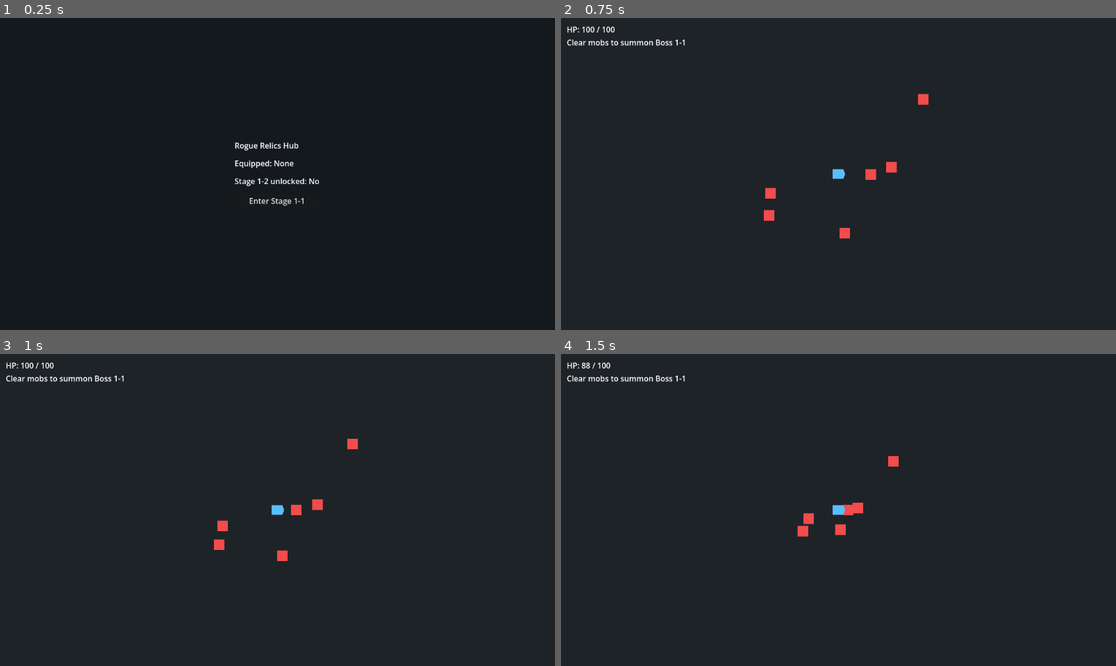
Above: before the commit, frames 1-4 (two rows, left to right).
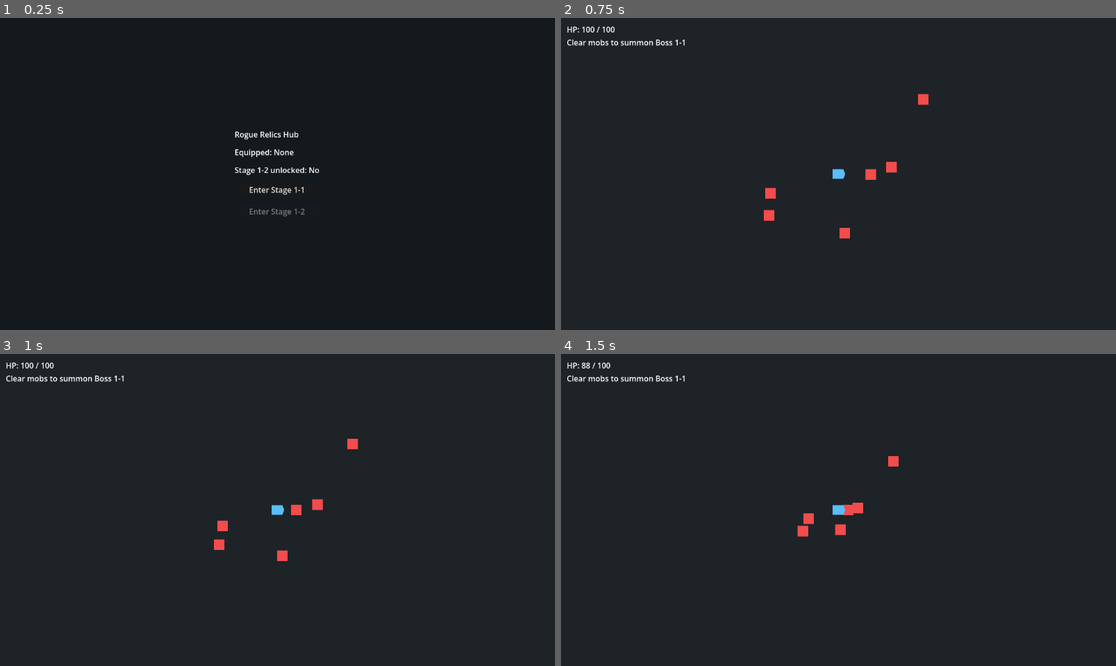
Above: after the commit, the same moments.

Repository: youlikesong/rougerelics
Game: Godot game, scene res://scenes/levels/Hub.tscn
Same seed, same stepped clock (60 frames per second), same inputs: the game is played once before the commit and once after it.
Inputs:
- Up to frame 1 (0.25 s): no input
- Up to frame 2 (0.75 s): click "Enter Stage 1-1" at 0.5 s
- Up to frame 3 (1 s): no input
- Up to frame 4 (1.5 s): hold D from 1.28 s (still down)

The runs differ from the first frame. In frame 1, 1.1% of the frame differs, in the area x 42-58%, y 36-64%; in frame 2, nothing differs; in frame 3, nothing differs; in frame 4, nothing differs.

Commit message:
1-2模板化生成 agent规则改动 共同开发 / 团队协作 / Godot 4 项目 / Codex 约束

Diff:
--- a/data/stages/stages.json
+++ b/data/stages/stages.json
@@ -6,7 +6,7 @@
     "boss_drop_pool": ["iron_charm"]
   },
   "1-2": {
-    "scene": "",
+    "scene": "res://scenes/levels/Stage1_2.tscn",
     "unlock_on_start": false,
     "unlock_on_clear": [],
     "boss_drop_pool": ["hunter_emblem"]
--- a/scenes/levels/Hub.gd
+++ b/scenes/levels/Hub.gd
@@ -1,12 +1,15 @@
 extends Control
 
 @onready var stage_1_1_button: Button = $CenterContainer/VBoxContainer/Stage11Button
+@onready var stage_1_2_button: Button = $CenterContainer/VBoxContainer/Stage12Button
 @onready var stage_1_2_status: Label = $CenterContainer/VBoxContainer/Stage12Status
 @onready var equipment_label: Label = $CenterContainer/VBoxContainer/EquipmentLabel
 
 func _ready() -> void:
 	stage_1_1_button.disabled = not GameState.is_stage_unlocked("1-1")
+	stage_1_2_button.disabled = not GameState.is_stage_unlocked("1-2")
 	stage_1_1_button.pressed.connect(_on_stage_1_1_pressed)
+	stage_1_2_button.pressed.connect(_on_stage_1_2_pressed)
 	_update_ui()
 
 func _update_ui() -> void:
@@ -15,8 +18,18 @@
 		equipment_label.text = "Equipped: None"
 	else:
 		equipment_label.text = "Equipped: %s" % String(equipped_item.get("name", "Unknown"))
+	stage_1_1_button.disabled = not GameState.is_stage_unlocked("1-1")
+	stage_1_2_button.disabled = not GameState.is_stage_unlocked("1-2")
 	stage_1_2_status.text = "Stage 1-2 unlocked: %s" % ("Yes" if GameState.is_stage_unlocked("1-2") else "No")
 
 func _on_stage_1_1_pressed() -> void:
-	print("Stage 1-1 button pressed")
-	get_tree().change_scene_to_file("res://scenes/levels/Stage1_1.tscn")
+	_enter_stage("1-1")
+
+func _on_stage_1_2_pressed() -> void:
+	_enter_stage("1-2")
+
+func _enter_stage(stage_id: String) -> void:
+	var stage_scene_path := GameState.get_stage_scene(stage_id)
+	if stage_scene_path.is_empty():
+		return
+	get_tree().change_scene_to_file(stage_scene_path)
--- a/scenes/levels/Hub.tscn
+++ b/scenes/levels/Hub.tscn
@@ -47,3 +47,7 @@
 [node name="Stage11Button" type="Button" parent="CenterContainer/VBoxContainer"]
 layout_mode = 2
 text = "Enter Stage 1-1"
+
+[node name="Stage12Button" type="Button" parent="CenterContainer/VBoxContainer"]
+layout_mode = 2
+text = "Enter Stage 1-2"
--- /dev/null
+++ b/scenes/levels/Stage1_2.gd
@@ -0,0 +1,136 @@
+extends Node2D
+
+const PLAYER_SCENE := preload("res://scenes/player/Player.tscn")
+const MELEE_SCENE := preload("res://scenes/enemies/MeleeEnemy.tscn")
+const BOSS_SCENE := preload("res://scenes/enemies/Boss1_1.tscn")
+const PICKUP_SCENE := preload("res://scenes/equipment/EquipmentPickup.tscn")
+const HUD_SCENE := preload("res://scenes/ui/HUD.tscn")
+const HUB_SCENE_PATH := "res://scenes/levels/Hub.tscn"
+const STAGE_ID := "1-2"
+const WAVE_ENEMY_COUNT := 8
+
+@onready var player_spawn: Marker2D = $PlayerSpawn
+@onready var boss_spawn: Marker2D = $BossSpawn
+@onready var enemy_container: Node2D = $EnemyContainer
+@onready var pickup_container: Node2D = $PickupContainer
+
+var _player: PlayerCharacter
+var _hud: StageHUD
+var _active_enemy_count: int = 0
+var _boss_spawned: bool = false
+var _stage_complete: bool = false
+var _is_returning_to_hub: bool = false
+
+func _ready() -> void:
+	_spawn_player()
+	if _player == null:
+		return
+	_spawn_wave(WAVE_ENEMY_COUNT)
+	_hud = HUD_SCENE.instantiate() as StageHUD
+	if _hud == null:
+		return
+	add_child(_hud)
+	var hp_values := _player.get_hp_values()
+	_hud.set_hp(hp_values.x, hp_values.y)
+	_set_hud_status("Stage 1-2: Clear mobs to summon the boss")
+
+func _spawn_player() -> void:
+	_player = PLAYER_SCENE.instantiate() as PlayerCharacter
+	if _player == null:
+		return
+	_player.global_position = player_spawn.global_position
+	_player.add_to_group("player")
+	_player.hp_changed.connect(_on_player_hp_changed)
+	_player.died.connect(_on_player_died)
+	add_child(_player)
+
+func _spawn_wave(count: int) -> void:
+	if _player == null:
+		return
+	for _i: int in range(count):
+		var enemy := MELEE_SCENE.instantiate() as EnemyBase
+		if enemy == null:
+			continue
+		var offset := Vector2(randf_range(-360.0, 360.0), randf_range(-240.0, 240.0))
+		enemy.global_position = player_spawn.global_position + offset
+		enemy.set_target(_player)
+		enemy.died.connect(_on_enemy_died)
+		enemy_container.add_child(enemy)
+		_active_enemy_count += 1
+
+func _spawn_boss() -> void:
+	var boss := BOSS_SCENE.instantiate() as EnemyBase
+	if boss == null:
+		return
+	_boss_spawned = true
+	boss.global_position = boss_spawn.global_position
+	boss.set_target(_player)
+	boss.died.connect(_on_boss_died)
+	enemy_container.add_child(boss)
+	_set_hud_status("Stage 1-2 boss engaged")
+
+func _on_enemy_died(_enemy: EnemyBase) -> void:
+	if _stage_complete:
+		return
+	_active_enemy_count = max(_active_enemy_count - 1, 0)
+	if _active_enemy_count == 0 and not _boss_spawned:
+		_spawn_boss()
+
+func _on_boss_died(boss: EnemyBase) -> void:
+	if _stage_complete:
+		return
+	var drop_id := GameState.roll_boss_drop(STAGE_ID)
+	var reward_spawn_position := boss_spawn.global_position
+	if is_instance_valid(boss):
+		reward_spawn_position = boss.global_position
+	if drop_id.is_empty():
+		_on_equipment_equipped("")
+		return
+	var pickup := PICKUP_SCENE.instantiate() as EquipmentPickup
+	if pickup == null:
+		_on_equipment_equipped(drop_id)
+		return
+	pickup.global_position = reward_spawn_position
+	pickup.equipment_id = drop_id
+	pickup.equipped.connect(_on_equipment_equipped)
+	pickup_container.add_child(pickup)
+	_set_hud_status("Stage 1-2 boss defeated. Pick up the equipment")
+
+func _on_equipment_equipped(equipment_id: String) -> void:
+	if _stage_complete or _is_returning_to_hub:
+		return
+	if GameState.is_stage_cleared(STAGE_ID):
+		_stage_complete = true
+		_return_to_hub(0.1)
+		return
+	_stage_complete = true
+	GameState.mark_stage_cleared(STAGE_ID)
+	if not equipment_id.is_empty():
+		var equipped_name := GameState.get_equipment_name(equipment_id)
+		_set_hud_status("Equipped: %s. Stage 1-2 clear! Returning to Hub..." % equipped_name)
+	else:
+		_set_hud_status("Stage 1-2 clear! Returning to Hub...")
+	if _player != null and _player.has_method("refresh_from_equipment"):
+		_player.refresh_from_equipment()
+	_return_to_hub(2.0)
+
+func _on_player_hp_changed(current_hp: float, max_hp: float) -> void:
+	if _hud != null:
+		_hud.set_hp(current_hp, max_hp)
+
+func _on_player_died() -> void:
+	if _stage_complete or _is_returning_to_hub:
+		return
+	_set_hud_status("You died in Stage 1-2. Returning to Hub...")
+	_return_to_hub(2.0)
+
+func _set_hud_status(text: String) -> void:
+	if _hud != null:
+		_hud.set_status(text)
+
+func _return_to_hub(delay: float) -> void:
+	_is_returning_to_hub = true
+	var timer := get_tree().create_timer(delay)
+	timer.timeout.connect(func() -> void:
+		get_tree().change_scene_to_file(HUB_SCENE_PATH)
+	)
--- /dev/null
+++ b/scenes/levels/Stage1_2.tscn
@@ -0,0 +1,19 @@
+[gd_scene format=3 uid="uid://dv7fkr6ang5qa"]
+
+[ext_resource type="Script" path="res://scenes/levels/Stage1_2.gd" id="1_4hj2n"]
+
+[node name="Stage1_2" type="Node2D"]
+script = ExtResource("1_4hj2n")
+
+[node name="Arena" type="Polygon2D" parent="."]
+color = Color(0.1, 0.16, 0.18, 1)
+polygon = PackedVector2Array(-640, -360, 640, -360, 640, 360, -640, 360)
+
+[node name="PlayerSpawn" type="Marker2D" parent="."]
+
+[node name="BossSpawn" type="Marker2D" parent="."]
+position = Vector2(0, -220)
+
+[node name="EnemyContainer" type="Node2D" parent="."]
+
+[node name="PickupContainer" type="Node2D" parent="."]
